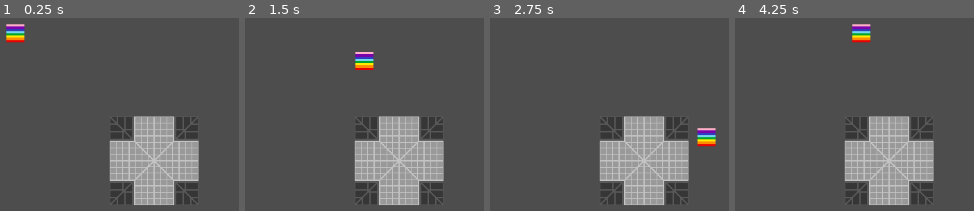
Above: before the commit, frames 1-4 (left to right).
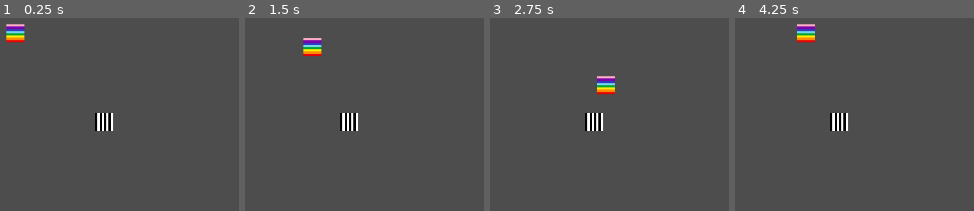
Above: after the commit, the same moments.

Repository: JuniperSchenstrom/godot4-rainbowmaze
Game: Godot game, scene res://scenes/levels/level.tscn
Same seed, same stepped clock (60 frames per second), same inputs: the game is played once before the commit and once after it.
Inputs:
- Up to frame 1 (0.25 s): no input
- Up to frame 2 (1.5 s): tap Enter at 0.5 s; hold D (move_right) 0.53-1.28 s; hold S (move_down) from 1.28 s (still down)
- Up to frame 3 (2.75 s): release S (move_down) at 2.03 s; hold D (move_right) from 2.03 s (still down)
- Up to frame 4 (4.25 s): release D (move_right) at 2.78 s; hold W (move_up) 2.78-3.53 s; hold A (move_left) from 3.53 s (still down)

The runs differ from the first frame. In frame 1, 13% of the frame differs, in the area x 39-84%, y 49-97%; in frame 2, 14%; in frame 3, 14%; in frame 4, 14%, in the area x 25-84%, y 3-97%.

Commit message:
added enemy scene and removed broken tilemap to be implemented later

Diff:
--- /dev/null
+++ b/enemies/enemy_basic.tscn
@@ -0,0 +1,14 @@
+[gd_scene load_steps=3 format=3 uid="uid://dk0a3rkam1yw7"]
+
+[ext_resource type="Texture2D" uid="uid://bsdd0s7hpax6s" path="res://textures/straight_cube.png" id="1_nl5ou"]
+
+[sub_resource type="RectangleShape2D" id="RectangleShape2D_64bot"]
+
+[node name="EnemyBasic" type="CharacterBody2D"]
+
+[node name="Sprite2D" type="Sprite2D" parent="."]
+texture = ExtResource("1_nl5ou")
+
+[node name="CollisionShape2D" type="CollisionShape2D" parent="."]
+scale = Vector2(6.4, 6.4)
+shape = SubResource("RectangleShape2D_64bot")
--- a/player/player.gd
+++ b/player/player.gd
@@ -1,20 +1,17 @@
-extends Node2D
+extends CharacterBody2D
 
-const initial_position: Vector2 = Vector2(64, 64)
-const initial_scale:float = 1
 const initial_rotation_degrees:float = -90
-const speed: Vector2 = Vector2(200, 200)
+const speed: Vector2 = Vector2(100, 100)
 var direction: Vector2
 
 # Called when the node enters the scene tree for the first time.
 func _ready():
 
-	position = initial_position
-#	scale = Vector2(initial_scale, initial_scale)
 	rotation_degrees = initial_rotation_degrees
 
 # Called every frame. 'delta' is the elapsed time since the previous frame.
-func _process(delta):
+func _process(_delta):
 
 	direction = Input.get_vector("move_left", "move_right", "move_up", "move_down")
-	position += direction * speed * delta
+	velocity = direction * speed
+	move_and_slide()
--- a/scenes/levels/level.gd
+++ b/scenes/levels/level.gd
@@ -7,6 +7,6 @@
 
 
 # Called every frame. 'delta' is the elapsed time since the previous frame.
-func _process(delta):
+func _process(_delta):
 
 	pass
--- a/scenes/levels/level.tscn
+++ b/scenes/levels/level.tscn
@@ -1,47 +1,17 @@
-[gd_scene load_steps=18 format=3 uid="uid://hwiid5mdxt8g"]
+[gd_scene load_steps=4 format=3 uid="uid://hwiid5mdxt8g"]
 
 [ext_resource type="PackedScene" uid="uid://dcg17d21oym5w" path="res://player/player.tscn" id="1_vjfyh"]
 [ext_resource type="Script" path="res://scenes/levels/level.gd" id="1_wlw02"]
-[ext_resource type="PackedScene" uid="uid://rqn6t1gxtb81" path="res://map_elements/tiles/tile_elbow_down_left.tscn" id="3_30oam"]
-[ext_resource type="PackedScene" uid="uid://bglcquqpx3cyq" path="res://map_elements/tiles/tile_three_way_down.tscn" id="4_xj1ju"]
-[ext_resource type="PackedScene" uid="uid://biq2vgem47gby" path="res://map_elements/tiles/tile_three_way_left.tscn" id="5_h21gt"]
-[ext_resource type="PackedScene" uid="uid://cs4r3hngrw1hl" path="res://map_elements/tiles/tile_three_way_right.tscn" id="6_e0evr"]
-[ext_resource type="PackedScene" uid="uid://ih78hnqln1q6" path="res://map_elements/tiles/tile_three_way_up.tscn" id="7_hdx11"]
-[ext_resource type="PackedScene" uid="uid://4518kdmqlpft" path="res://map_elements/tiles/tile_elbow_down_right.tscn" id="8_u3ryl"]
-[ext_resource type="PackedScene" uid="uid://8rita206oux7" path="res://map_elements/tiles/tile_elbow_up_left.tscn" id="9_bfnu7"]
-[ext_resource type="PackedScene" uid="uid://cynh6cp2ngmt" path="res://map_elements/tiles/tile_elbow_up_right.tscn" id="10_itski"]
-[ext_resource type="PackedScene" uid="uid://dj774qtrln48b" path="res://map_elements/tiles/tile_end_ up.tscn" id="11_7olo5"]
-[ext_resource type="PackedScene" uid="uid://cypol3hqvtvag" path="res://map_elements/tiles/tile_end_down.tscn" id="12_vcn3m"]
-[ext_resource type="PackedScene" uid="uid://w8g7666d4txf" path="res://map_elements/tiles/tile_end_left.tscn" id="13_4604b"]
-[ext_resource type="PackedScene" uid="uid://dxj5uoalyhkcd" path="res://map_elements/tiles/tile_end_right.tscn" id="14_gucp1"]
-[ext_resource type="PackedScene" uid="uid://ddr13gpdmkqbm" path="res://map_elements/tiles/tile_four_way.tscn" id="15_wu163"]
-
-[sub_resource type="TileSetScenesCollectionSource" id="TileSetScenesCollectionSource_hgsit"]
-resource_name = "MazeTiles"
-scenes/1/scene = ExtResource("3_30oam")
-scenes/2/scene = ExtResource("8_u3ryl")
-scenes/3/scene = ExtResource("9_bfnu7")
-scenes/4/scene = ExtResource("10_itski")
-scenes/5/scene = ExtResource("11_7olo5")
-scenes/6/scene = ExtResource("12_vcn3m")
-scenes/7/scene = ExtResource("13_4604b")
-scenes/8/scene = ExtResource("14_gucp1")
-scenes/9/scene = ExtResource("15_wu163")
-scenes/10/scene = ExtResource("4_xj1ju")
-scenes/11/scene = ExtResource("5_h21gt")
-scenes/12/scene = ExtResource("6_e0evr")
-scenes/13/scene = ExtResource("7_hdx11")
-
-[sub_resource type="TileSet" id="TileSet_yuy5m"]
-sources/0 = SubResource("TileSetScenesCollectionSource_hgsit")
+[ext_resource type="PackedScene" uid="uid://dk0a3rkam1yw7" path="res://enemies/enemy_basic.tscn" id="3_b8y1m"]
 
 [node name="Level" type="Node2D"]
 script = ExtResource("1_wlw02")
-
-[node name="TileMap" type="TileMap" parent="."]
-tile_set = SubResource("TileSet_yuy5m")
-format = 2
-layer_0/tile_data = PackedInt32Array(720908, 0, 589824)
+metadata/_edit_horizontal_guides_ = [111.0]
 
 [node name="Player" parent="." instance=ExtResource("1_vjfyh")]
+position = Vector2(64, 64)
 scale = Vector2(0.2, 0.2)
+
+[node name="EnemyBasic" parent="." instance=ExtResource("3_b8y1m")]
+position = Vector2(192, 192)
+scale = Vector2(0.2, 0.2)
Renamed: map_elements/tiles/tile_end_ up.tscn -> map_elements/tiles/tile_end_up.tscn
Binary file added: textures/straight_cube.png
Not shown, added: textures/straight_cube.png.import
Not shown, changed: README.md
